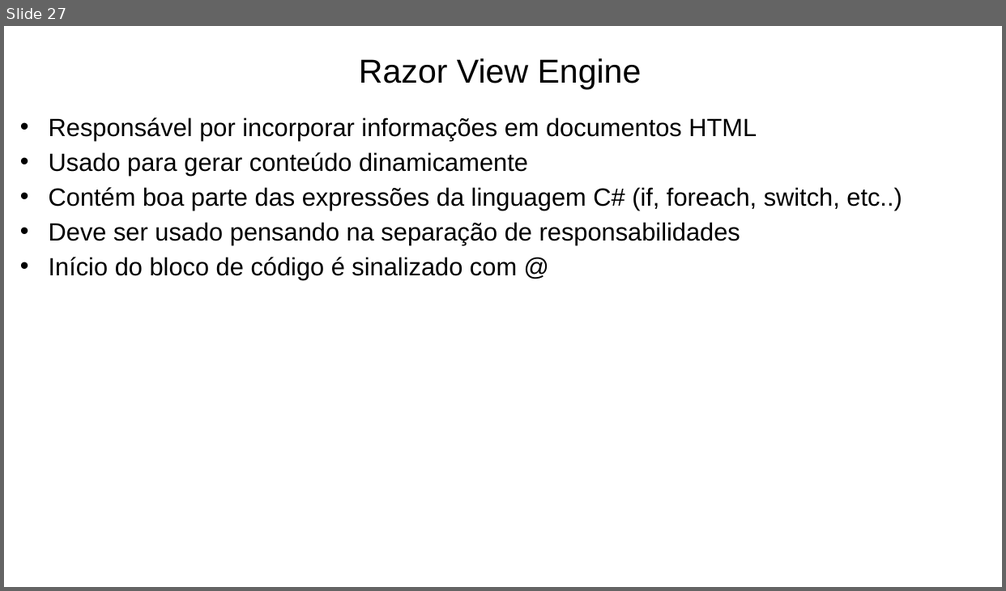
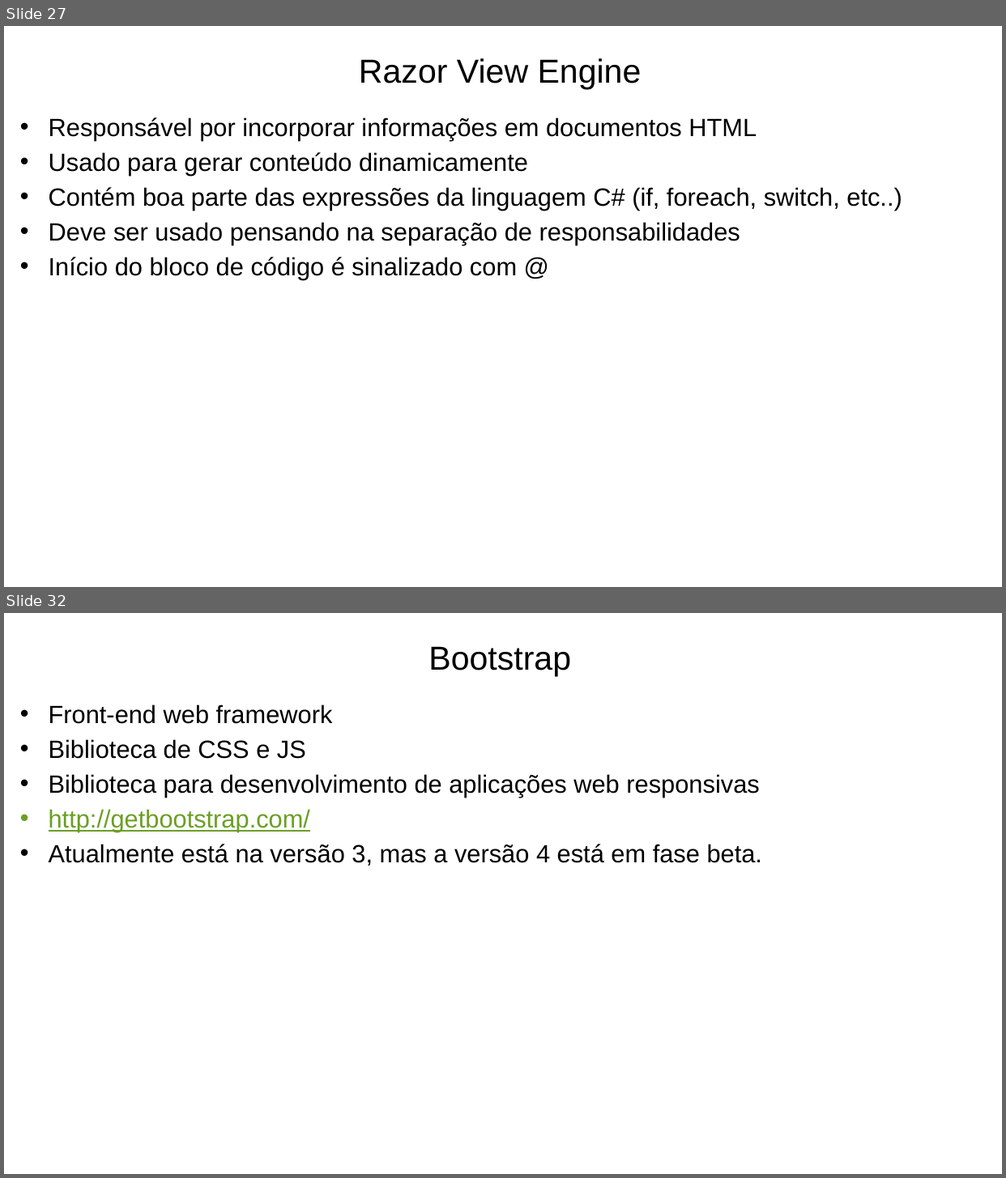
Before and after one commit to prodest/workshop-aspnet-core-mvc, a slide deck: workshop-aspnet-core-mvc.pptx. Shown one above the other, each under a label of ours: slide 27 before the commit, slides 27 and 32 after it; the slides between them are not shown. The pictures are 1006x591 and 1006x1178 pixels, drawn with LibreOffice and Linux fonts; fonts in the diff are those of the drawing; background and template pictures are left out. Boxes give left, top, right and bottom in pixels: in the first picture for what was removed or moved away, otherwise in the second. Text is boxed around its words. In the diff, an @@ line names an element or a change of style, - is before the commit and + after.

Commit message:
Bootstrap adicionado no projeto

```diff
--- a/workshop-aspnet-core-mvc.pptx
+++ b/workshop-aspnet-core-mvc.pptx
@@ slide 32 added at (x1=4, y1=613, x2=1002, y2=1174), background #FFFFFF @@
@@ text added at (x1=428, y1=646, x2=571, y2=676), 32 pt, text #000000 @@
+Bootstrap
@@ text added at (x1=49, y1=705, x2=762, y2=866), 24 pt, text #000000 @@
+• Front-end web framework
+• Biblioteca de CSS e JS
+• Biblioteca para desenvolvimento de aplicações web responsivas
+• http://getbootstrap.com/
+• Atualmente está na versão 3, mas a versão 4 está em fase beta.
```
Also in this commit, not shown: 1 slide changed, 5 other slides added, 11 other files.
